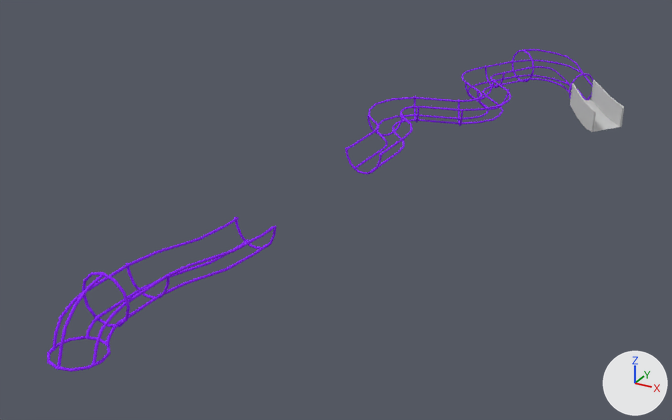
What one commit did to the FBX model Kalevala Pinball/Assets/Models/Tuonela River Ramp.FBX.
One viewpoint serves both versions: a 50 mm camera at (0.172, -0.67, 0.339) aimed at (-0.188, -0.015, 0.012). The lights are fixed; the arrows at lower right show +X, +Y and +Z. Where no turn or scale is listed for an object, it has been applied to the vertices.

The first picture shows 'Lower Ramp', 'Ramp Entrance', 'Upper Ramp'.
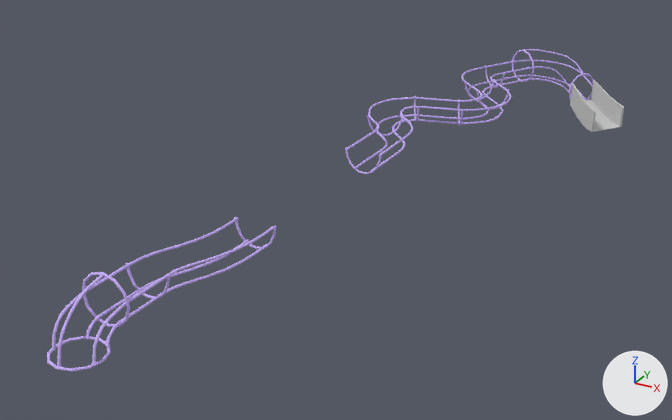
Diff of the bpy script that builds the scene:
```diff
--- a/Kalevala Pinball/Assets/Models/Tuonela River Ramp.FBX.py
+++ b/Kalevala Pinball/Assets/Models/Tuonela River Ramp.FBX.py
@@ mat_17___default @@
 mat_17___default = principled_material('17 - Default')
-mat_17___default.base_color = (0.282, 0.0, 1.0)  # purple #9100ff
+mat_17___default.base_color = (0.612, 0.459, 1.0)  # purple #cdb4ff
 mat_17___default.roughness = 0.859
@@ me_mesh_002 @@
 # used by ob_lower_ramp; location = (-0.1241, 0.3962, 0.0437)
-me_mesh_002.from_pydata(...)  # 728 vertices, 696 faces; spans x -0.088..-0.031, y -0.741..-0.559, z -0.008..0.035
+me_mesh_002.from_pydata(...)  # 880 vertices, 848 faces; spans x -0.088..-0.031, y -0.741..-0.559, z -0.008..0.035
+# me_mesh_002 part 1: 48 vertices moved from x -0.086..-0.052, y -0.736..-0.717, z 0.003..0.026 to x -0.086..-0.052, y -0.737..-0.712, z 0.003..0.028; 8 vertices removed from x -0.07..-0.068, y -0.73..-0.72, z 0.015..0.026; 64 vertices added at x -0.086..-0.052, y -0.734..-0.714, z 0.008..0.029
+# me_mesh_002 part 2: 32 vertices added at x -0.074..-0.041, y -0.621..-0.616, z 0.001..0.019
+# me_mesh_002 part 3: 32 vertices added at x -0.066..-0.033, y -0.589..-0.587, z 0.001..0.019
+# me_mesh_002 part 4: 32 vertices added at x -0.085..-0.052, y -0.646..-0.643, z 0.001..0.019
 me_mesh_002.materials.append(mat_17___default)
```

Pixel boxes (x1, y1, x2, y2) of what changed, in the pictures (672 x 420 px; the box of a moved part takes in the faces that stretch with it):
'Lower Ramp', recoloured, reshaped: (47, 217, 277, 372) in both
'Upper Ramp', recoloured: (345, 49, 594, 174) in both
part 1 of me_mesh_002, moved or reshaped: (52, 287, 114, 366) in both
part 2 of me_mesh_002, added (purple): after (157, 238, 234, 285)
part 3 of me_mesh_002, added: after (199, 225, 264, 270)
part 4 of me_mesh_002, added: after (128, 251, 190, 294)
